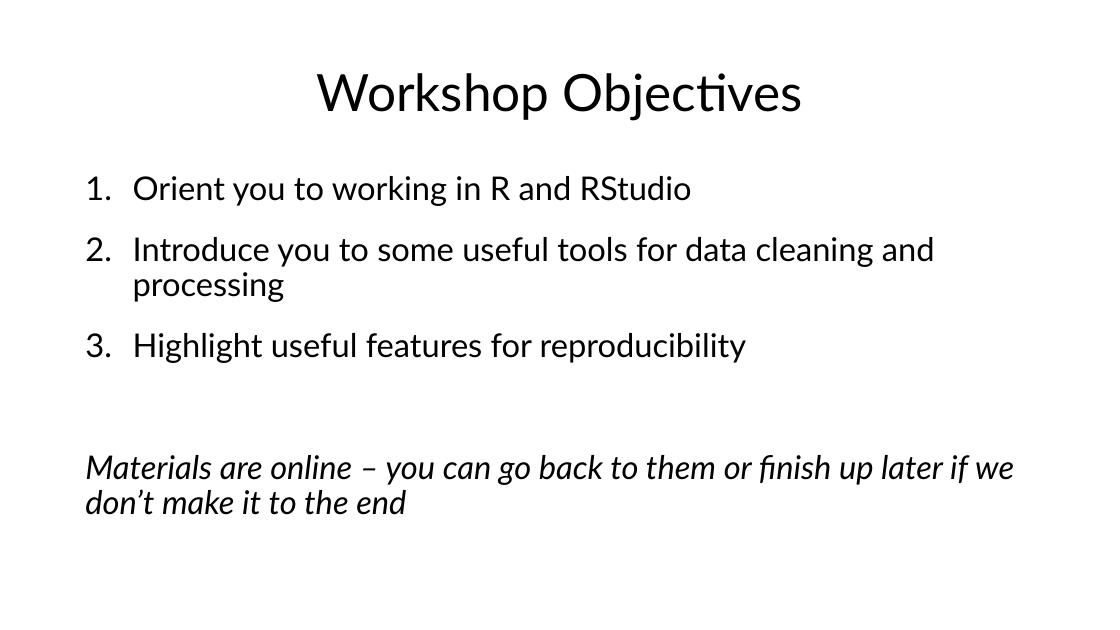
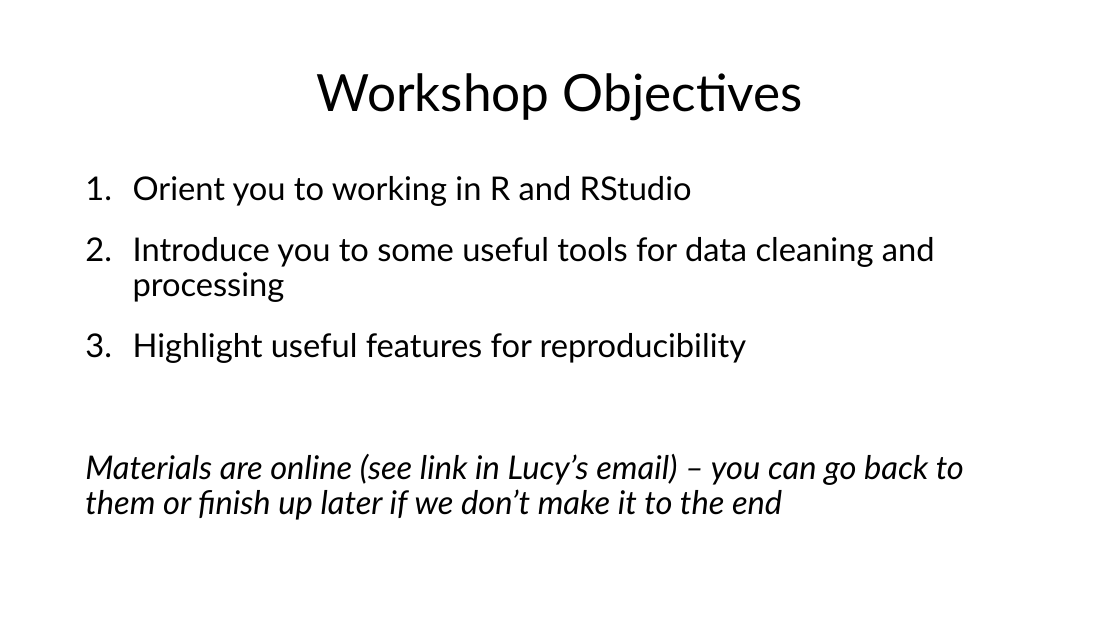
Before and after one commit to emljames/introR, a slide deck: slide 2 of Introduction to R - Intro slides.pptx. Drawn at 1120x630 pixels with LibreOffice and Linux fonts; fonts in the diff are those of the drawing. Boxes give left, top, right and bottom in pixels: in the first picture for what was removed or moved away, otherwise in the second. Text is boxed around its words. In the diff, an @@ line names an element or a change of style, - is before the commit and + after.

```diff
--- a/Introduction to R - Intro slides.pptx
+++ b/Introduction to R - Intro slides.pptx
@@ text at box(85, 454, 964, 520): text changed @@
-Materials are online – you can go back to them or finish up later if we don’t make it to the end
+Materials are online (see link in Lucy’s email) – you can go back to them or finish up later if we don’t make it to the end
```
Also in this commit, not shown: 5 other slides changed, 3 other files.
